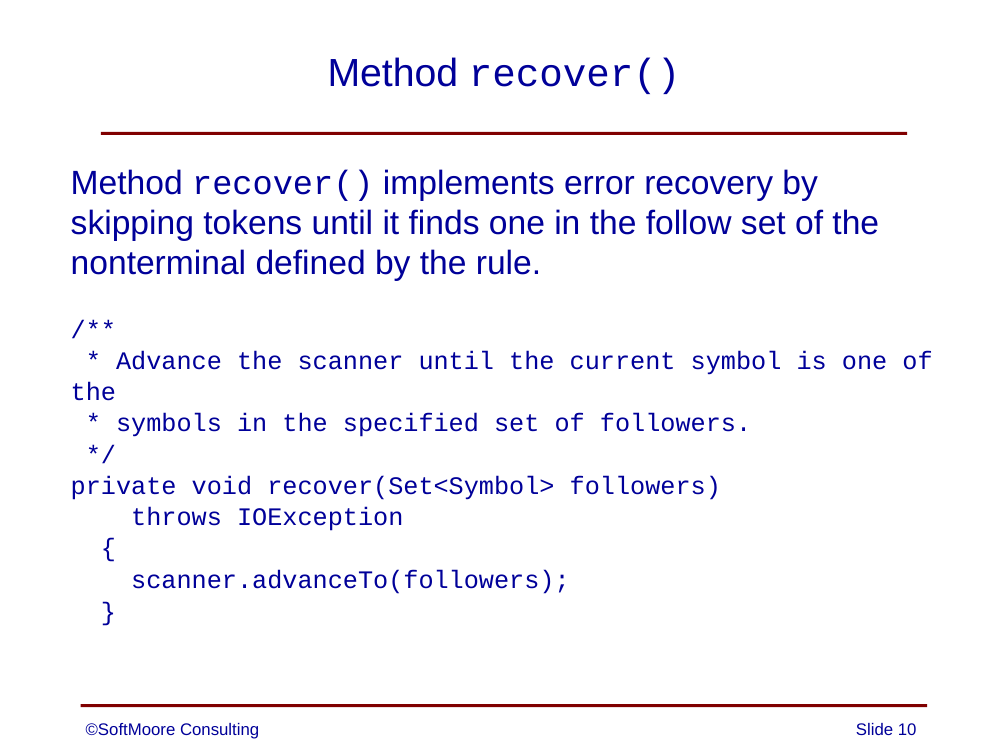
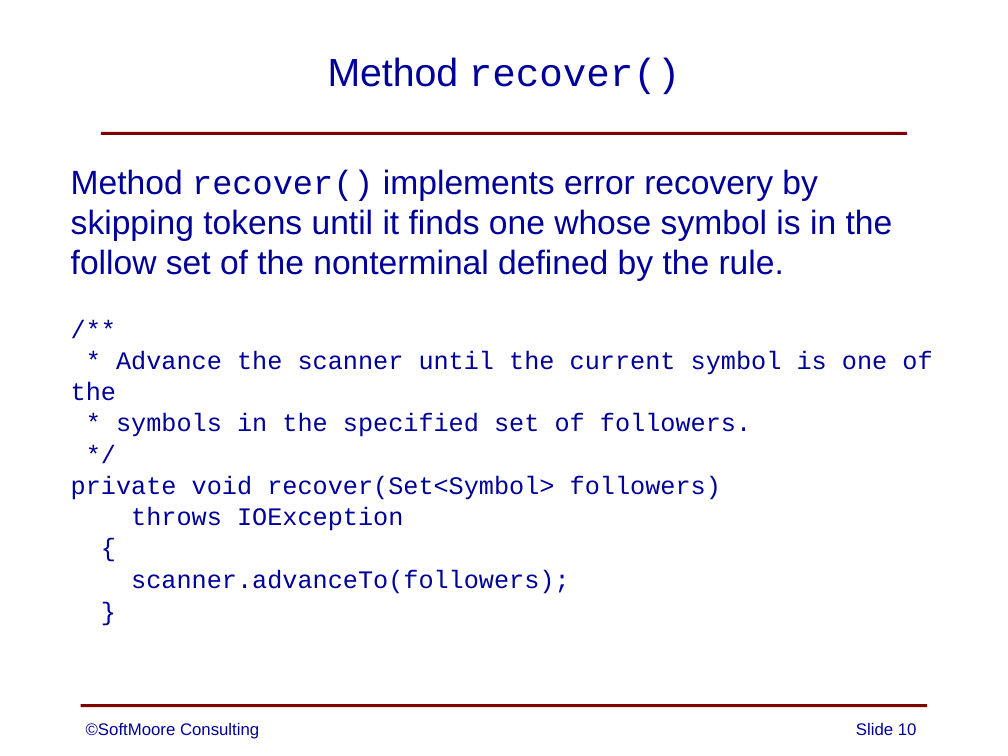
Before and after one commit to SoftMoore/CPRL-Java-3rd, a slide deck: slide 10 of PowerPoints/07 - Error Handling.pptx. Drawn at 1008x756 pixels with LibreOffice and Linux fonts; fonts in the diff are those of the drawing. Boxes give left, top, right and bottom in pixels: in the first picture for what was removed or moved away, otherwise in the second. Text is boxed around its words. In the diff, an @@ line names an element or a change of style, - is before the commit and + after.

Commit message:
minor improvements to a couple of PowerPoint slides

```diff
--- a/PowerPoints/07 - Error Handling.pptx
+++ b/PowerPoints/07 - Error Handling.pptx
@@ text at (x1=71, y1=169, x2=893, y2=281): text changed @@
-Method recover() implements error recovery by skipping tokens until it finds one in the follow set of the nonterminal defined by the rule.
+Method recover() implements error recovery by skipping tokens until it finds one whose symbol is in the follow set of the nonterminal defined by the rule.
```
